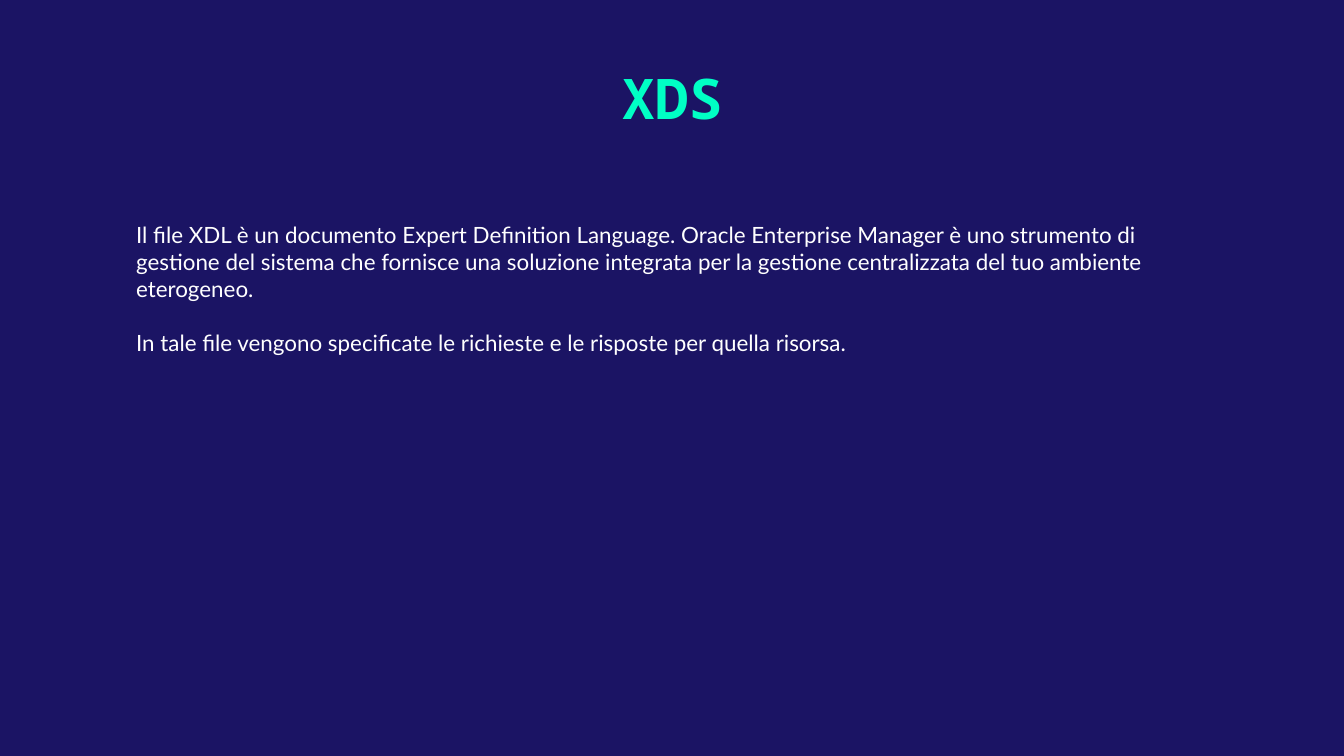
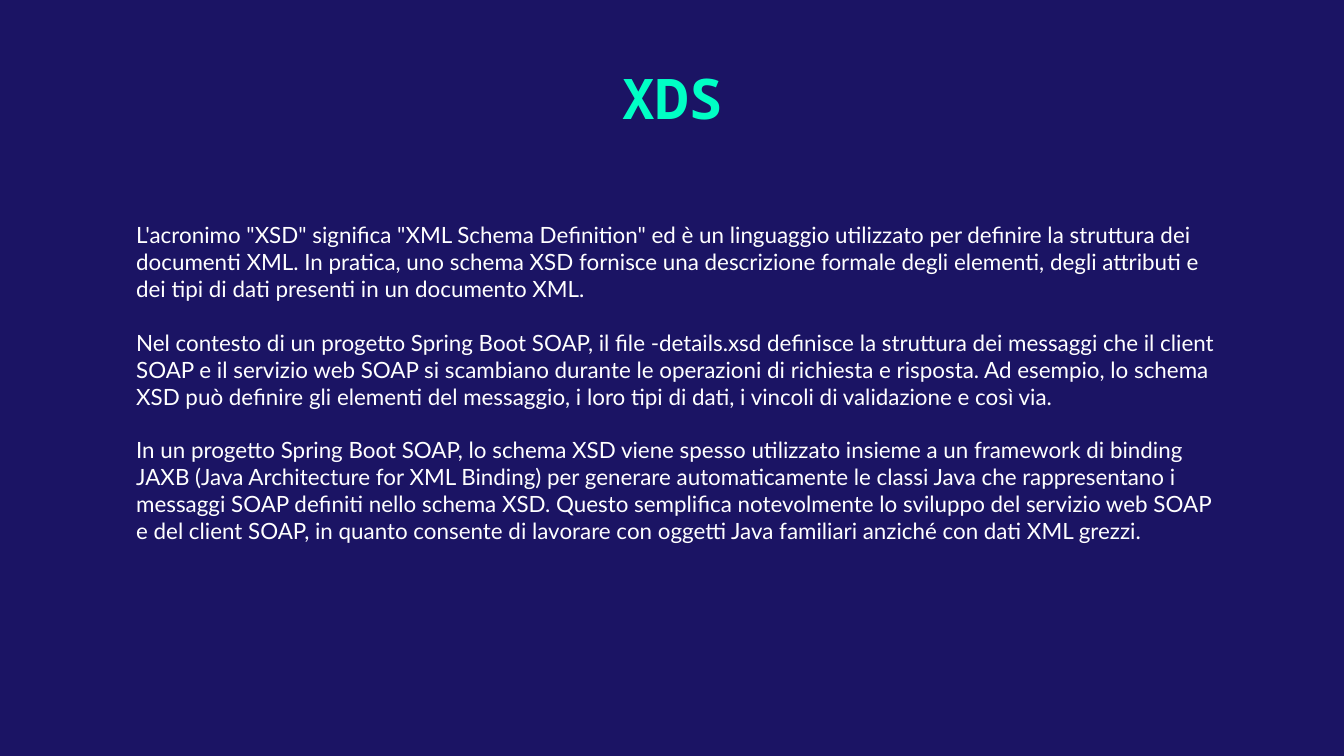
Before and after one commit to AlessandroS94/corso_21122022, a slide deck: slide 8 of Day 5/slide/SpringSOAP.pptx. Drawn at 1344x756 pixels with LibreOffice and Linux fonts; fonts in the diff are those of the drawing. Boxes give left, top, right and bottom in pixels: in the first picture for what was removed or moved away, otherwise in the second. Text is boxed around its words. In the diff, an @@ line names an element or a change of style, - is before the commit and + after.

```diff
--- a/Day 5/slide/SpringSOAP.pptx
+++ b/Day 5/slide/SpringSOAP.pptx
@@ subtitle at box(136, 226, 1213, 543): text changed @@
-Il file XDL è un documento Expert Definition Language. Oracle Enterprise Manager è uno strumento di gestione del sistema che fornisce una soluzione integrata per la gestione centralizzata del tuo ambiente eterogeneo.
-In tale file vengono specificate le richieste e le risposte per quella risorsa.
+L'acronimo "XSD" significa "XML Schema Definition" ed è un linguaggio utilizzato per definire la struttura dei documenti XML. In pratica, uno schema XSD fornisce una descrizione formale degli elementi, degli attributi e dei tipi di dati presenti in un documento XML.
+Nel contesto di un progetto Spring Boot SOAP, il file -details.xsd definisce la struttura dei messaggi che il client SOAP e il servizio web SOAP si scambiano durante le operazioni di richiesta e risposta. Ad esempio, lo schema XSD può definire gli elementi del messaggio, i loro tipi di dati, i vincoli di validazione e così via.
+In un progetto Spring Boot SOAP, lo schema XSD viene spesso utilizzato insieme a un framework di binding JAXB (Java Architecture for XML Binding) per generare automaticamente le classi Java che rappresentano i messaggi SOAP definiti nello schema XSD. Questo semplifica notevolmente lo sviluppo del servizio web SOAP e del client SOAP, in quanto consente di lavorare con oggetti Java familiari anziché con dati XML grezzi.
```
Also in this commit, not shown: 2 other files.
